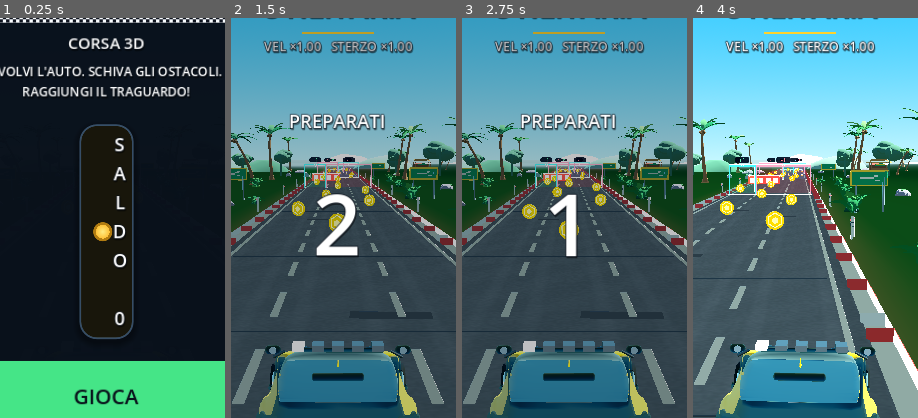
Above: before the commit, frames 1-4 (left to right).
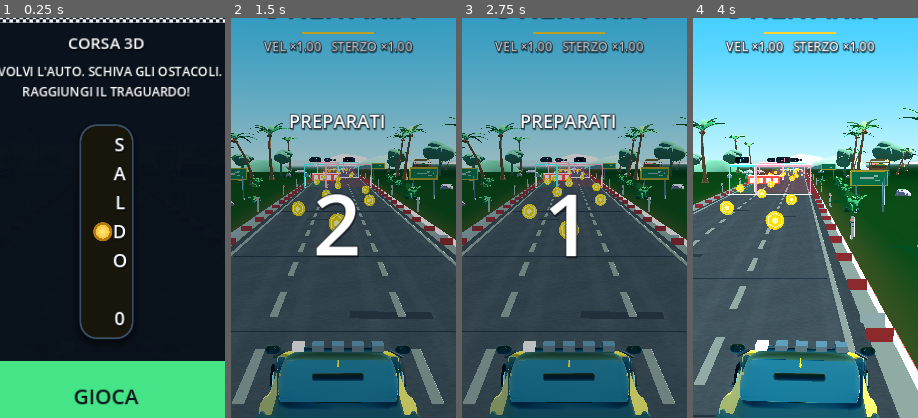
Above: after the commit, the same moments.

Repository: wraixxfn-create/GiocoMobile
Game: Godot game, scene res://scenes/Main.tscn
Same seed, same stepped clock (60 frames per second), same inputs: the game is played once before the commit and once after it.
Inputs (mouse positions are % of the whole screen's width and height, from its top left):
- Up to frame 1 (0.25 s): no input
- Up to frame 2 (1.5 s): click "GIOCA" at 0.5 s; click "AUDIO ON" at 1.25 s
- Up to frame 3 (2.75 s): tap Enter at 2 s; move the mouse to (72, 45) at 2.02 s; hold Right (ui_right) from 2.03 s (still down); tap 1 at 2.1 s; click (72, 45) at 2.17 s
- Up to frame 4 (4 s): release Right (ui_right) at 2.75 s; drag from (30, 55) to (45, 70) at 2.77 s; move the mouse to (60, 28) at 3.52 s; hold Right (ui_right) from 3.53 s (still down); tap 3 at 3.6 s
The pictures show only the part of the screen within x 26-76%, y 22-72%; the shares and areas given below are measured in that part.

The runs differ from the first frame. In frame 2, 1.0% of the frame differs, in the area x 16-79%, y 82-97%; in frame 3, 1.0%; in frame 4, 1.0%, in the area x 18-80%, y 81-97%.

Commit message:
art: vetri dell'auto davvero scuri
Co-authored-by: arena-agent <297053741+arena-agent@users.noreply.github.com>

Diff:
--- a/scripts/core/MaterialFactory.gd
+++ b/scripts/core/MaterialFactory.gd
@@ -177,11 +177,11 @@
 	if not _cache.has(key):
 		var material := StandardMaterial3D.new()
 		material.albedo_color = color
-		material.roughness = 0.18
+		material.roughness = 0.22
 		material.metallic = 0.0
 		material.clearcoat_enabled = true
-		material.clearcoat = 0.60
-		material.clearcoat_roughness = 0.10
+		material.clearcoat = 0.45
+		material.clearcoat_roughness = 0.12
 		_cache[key] = material
 	return _cache[key] as StandardMaterial3D
 
--- a/scripts/player/CarModelBuilder.gd
+++ b/scripts/player/CarModelBuilder.gd
@@ -903,7 +903,7 @@
 		# Vetro scuro, non uno specchio azzurro: con riflesso pieno il lunotto
 		# posteriore diventava la superficie più grande e più chiara dell'auto.
 		"glass": MaterialFactory.stage_glass(
-			profile.level, profile.glass_color.lightened(0.25)
+			profile.level, profile.glass_color.darkened(0.62)
 		),
 		"rim": MaterialFactory.stage_material(
 			profile.level, "rim", profile.rim_color, 0.20, 0.80
